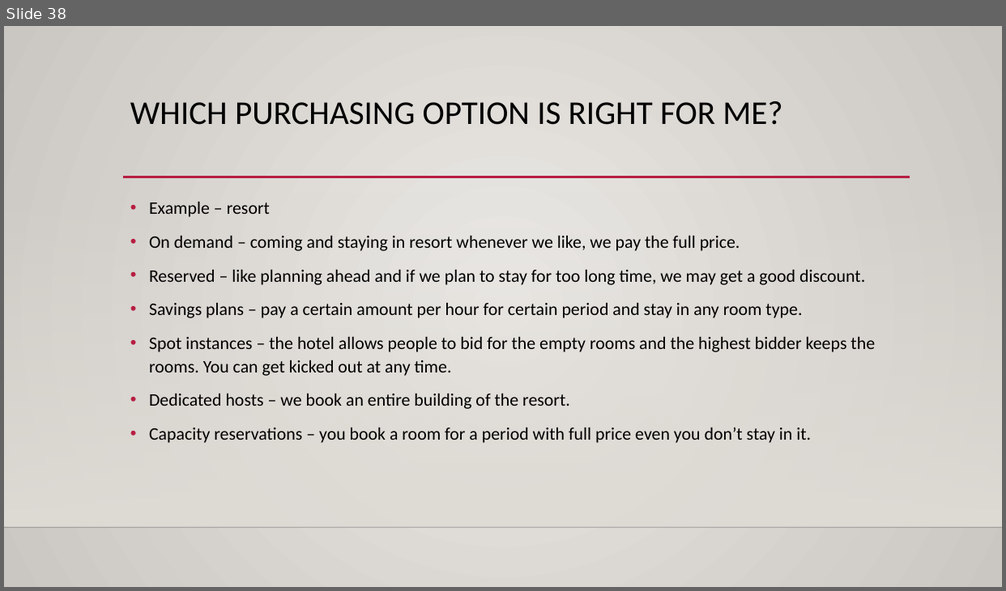
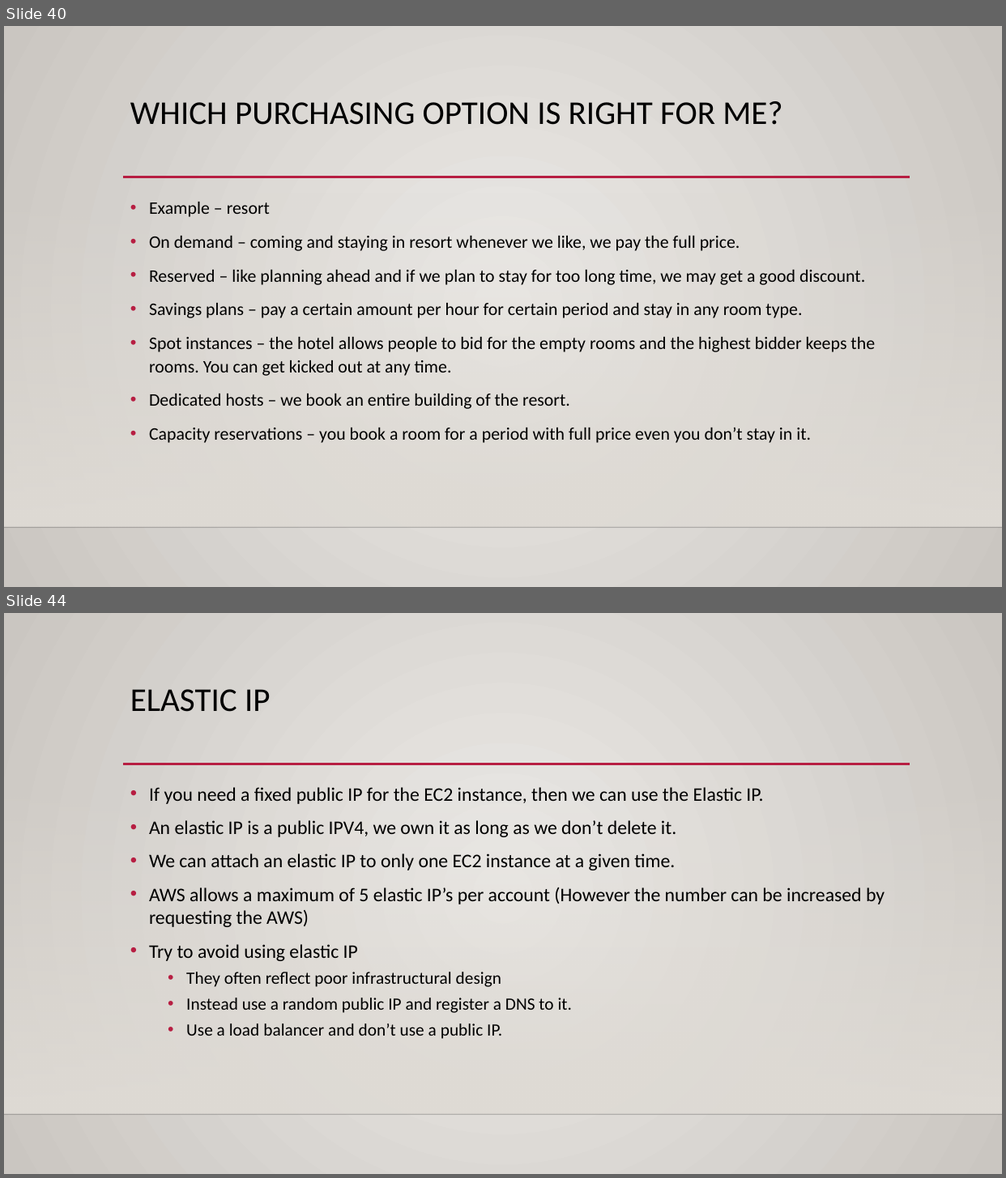
Before and after one commit to kushalnaidu007/AWS-Solution-Architect, a slide deck: AWS-SAA.pptx. Shown one above the other, each under a label of ours: slide 38 before the commit, slides 40 and 44 after it; the slides between them are not shown. The pictures are 1006x591 and 1006x1178 pixels, drawn with LibreOffice and Linux fonts; fonts in the diff are those of the drawing; background and template pictures are left out. Boxes give left, top, right and bottom in pixels: in the first picture for what was removed or moved away, otherwise in the second. Text is boxed around its words. In the diff, an @@ line names an element or a change of style, - is before the commit and + after.

Commit message:
Added EC2 and EBS
Added more information about EC2 instances and also overview of EBS.

```diff
--- a/AWS-SAA.pptx
+++ b/AWS-SAA.pptx
@@ slide 44 added at box(4, 613, 1002, 1174), background gradient #ECEAE7 to #CAC7C1; not listed: 3 template elements that a slide beside it also shows @@
@@ title added at box(130, 689, 270, 712), 32 pt, text #000000 @@
+ELASTIC IP
@@ text added at box(149, 787, 884, 1039), 18.5 pt, text #000000 @@
+• If you need a fixed public IP for the EC2 instance, then we can use the Elastic IP.
+• An elastic IP is a public IPV4, we own it as long as we don’t delete it.
+• We can attach an elastic IP to only one EC2 instance at a given time.
+• AWS allows a maximum of 5 elastic IP’s per account (However the number can be increased by requesting the AWS)
+• Try to avoid using elastic IP
+  • They often reflect poor infrastructural design
+  • Instead use a random public IP and register a DNS to it.
+  • Use a load balancer and don’t use a public IP.
@@ what was slide 38 is now slide 40 @@
```
Also in this commit, not shown: 13 other slides added.
